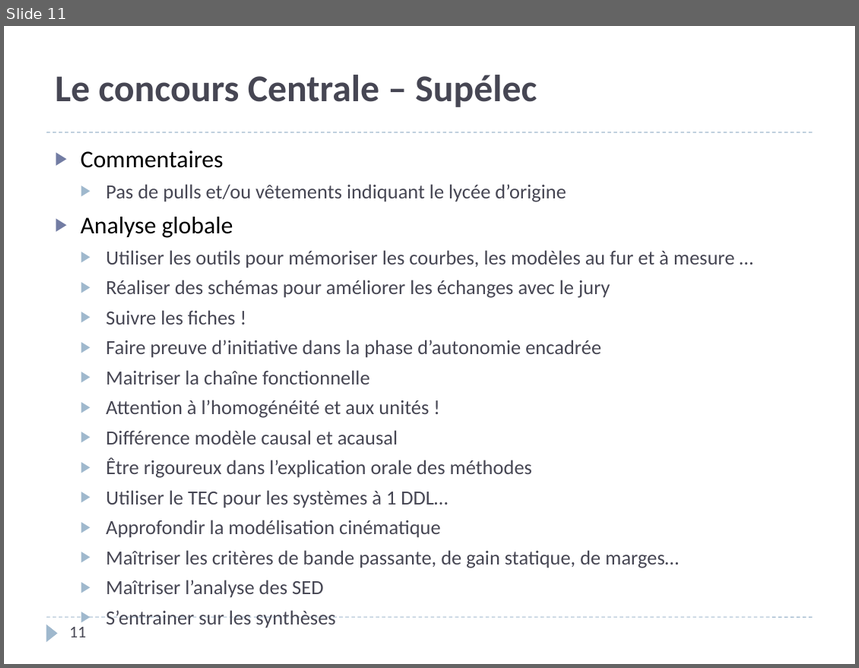
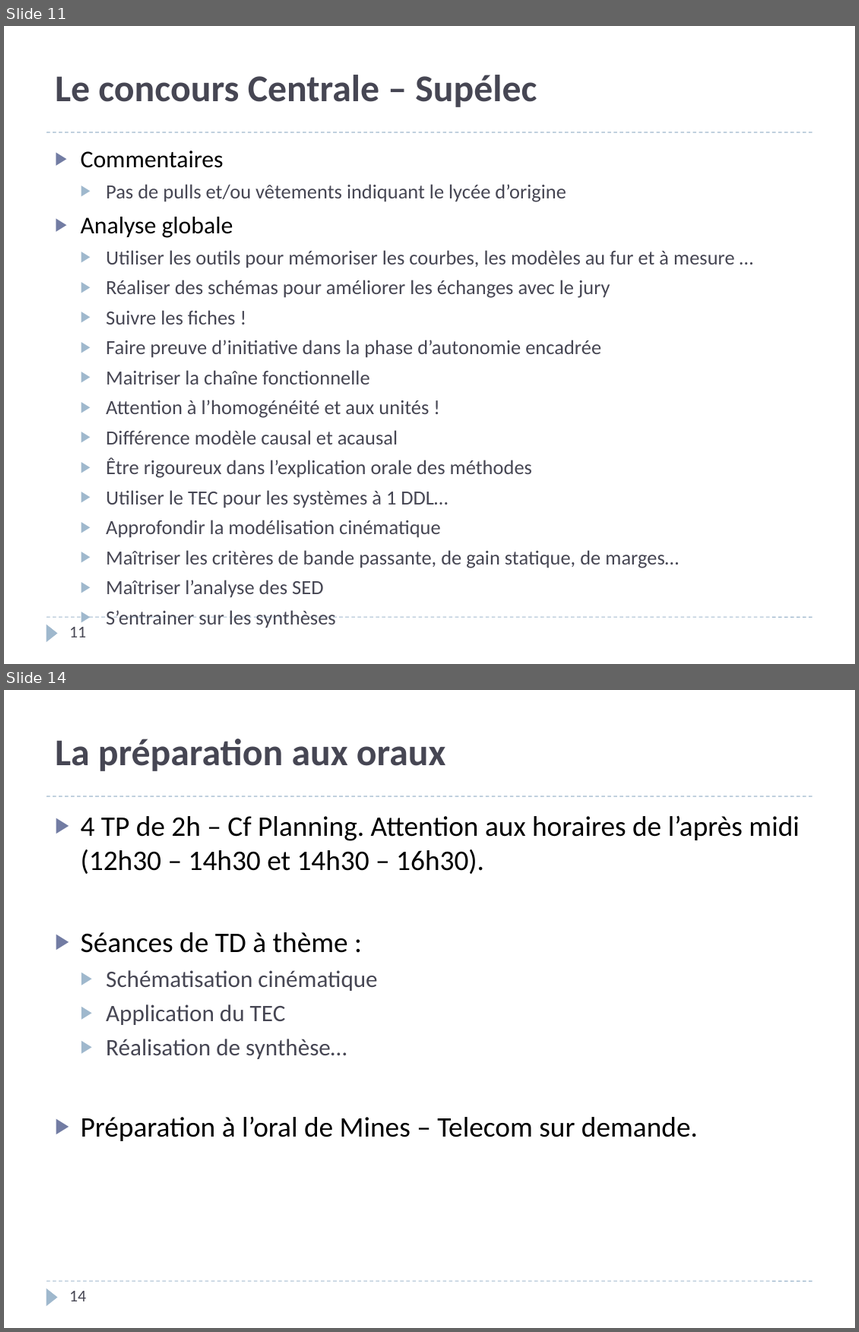
Before and after one commit to xpessoles/PSI, a slide deck: PreparationOral/PreparationOral.pptx. Shown one above the other, each under a label of ours: slide 11 before the commit, slides 11 and 14 after it; the slides between them are not shown. The pictures are 859x668 and 859x1332 pixels, drawn with LibreOffice and Linux fonts; fonts in the diff are those of the drawing. Boxes give left, top, right and bottom in pixels: in the first picture for what was removed or moved away, otherwise in the second. Text is boxed around its words. In the diff, an @@ line names an element or a change of style, - is before the commit and + after.

```diff
--- a/PreparationOral/PreparationOral.pptx
+++ b/PreparationOral/PreparationOral.pptx
@@ slide 14 added at (4, 690, 855, 1328), background #FFFFFF; not listed: 3 template elements that a slide beside it also shows @@
@@ title added at (55, 739, 446, 771), 32 pt, text #464653, bold @@
+La préparation aux oraux
@@ text added at (81, 815, 800, 1141), 24 pt, text #000000 @@
+▶ 4 TP de 2h – Cf Planning. Attention aux horaires de l’après midi (12h30 – 14h30 et 14h30 – 16h30).
+▶ Séances de TD à thème :
+  ▶ Schématisation cinématique
+  ▶ Application du TEC
+  ▶ Réalisation de synthèse…
+▶ Préparation à l’oral de Mines – Telecom sur demande.
@@ page number added at (69, 1291, 86, 1302), 14 pt, text #464653 @@
+14
```
Also in this commit, not shown: 3 other slides added, 2 other files.
